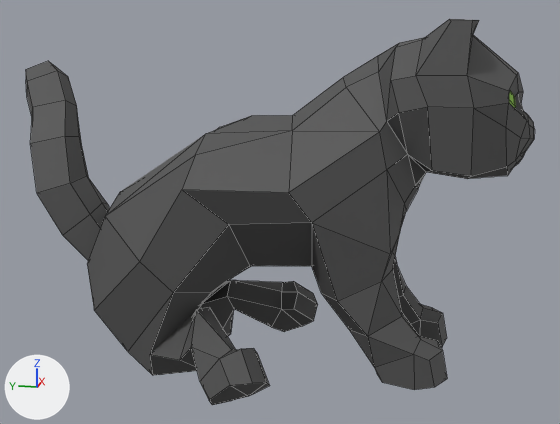
An edit to the OBJ model src/assets/models/alivecat.obj, drawn before and after from the same camera.
The view is the same before and after, from a camera (50 mm lens) standing at (-3.12, -0.58, 1.37) and looking at (-0.21, 0.0, 0.65). Lighting does not change. The marker at lower left points along +X, +Y and +Z. Mesh edges are drawn as thin lines. Where no turn or scale is listed for an object, it has been applied to the vertices.

Before the edit, the objects in view are built like this:
```python
mat_noirspec = principled_material('NoirSpec')
mat_noirspec.base_color = (0.082, 0.082, 0.082)  # dark grey #515151
mat_noirspec.roughness = 0.69
me_cube_009 = bpy.data.meshes.new('Cube.009')
me_cube_009.from_pydata(...)  # 352 vertices, 370 faces; spans x -0.7..0.25, y -0.93..1.24, z -0.01..1.38
# faces by material slot: [350, 16, 4]
me_cube_009.materials.append(mat_noirspec)  # dark grey #515151
me_cube_009.materials.append(mat_oeil)  # green #9ad158
me_cube_009.materials.append(mat_pupille)  # black #000000
ob_cube_009 = bpy.data.objects.new('Cube.009', me_cube_009)
ob_cube_009.location = (0.0, 0.0, 0.0)
```
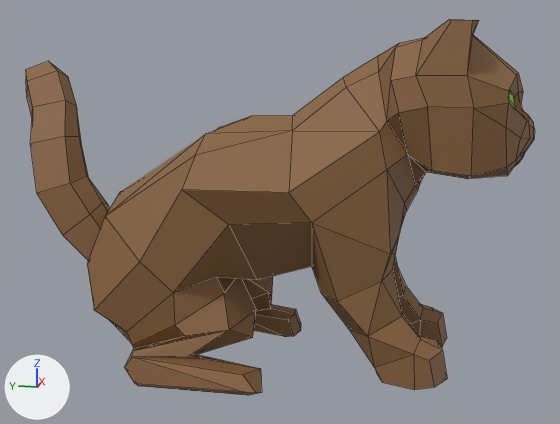
The change in detail:
Material 'NoirSpec' (mat_noirspec) changes colour from dark grey #515151 to brown #89633f; in linear values from (0.082, 0.082, 0.082) to (0.249, 0.125, 0.049).
me_cube_009 is used by ob_cube_009; location (0.0, 0.0, 0.0).
me_cube_009 had 352 vertices, 370 faces and spanned x -0.7..0.25, y -0.93..1.24, z -0.01..1.38.
me_cube_009 now has 352 vertices, 370 faces and spans x -0.57..0.22, y -0.93..1.24, z -0.01..1.38.
me_cube_009 part 1: 71 of 352 vertices moved; they spanned x -0.7..0.25, y -0.1..0.74, z -0.01..0.45 and now span x -0.57..0.21, y -0.03..0.74, z -0.01..0.4; mean shift (0.03, 0.07, -0.02); largest move (0.07, 0.1, 0.04) -> (0.01, 0.5, 0.08).

Pixel boxes (x1, y1, x2, y2) of what changed, in the pictures (560 x 424 px; the box of a moved part takes in the faces that stretch with it):
'Cube.009', recoloured, reshaped (grey to brown)
    before: (26, 19, 535, 405)
    after: (26, 19, 535, 395)
part 1 of me_cube_009, moved or reshaped
    before: (94, 223, 318, 405)
    after: (94, 223, 312, 395)
